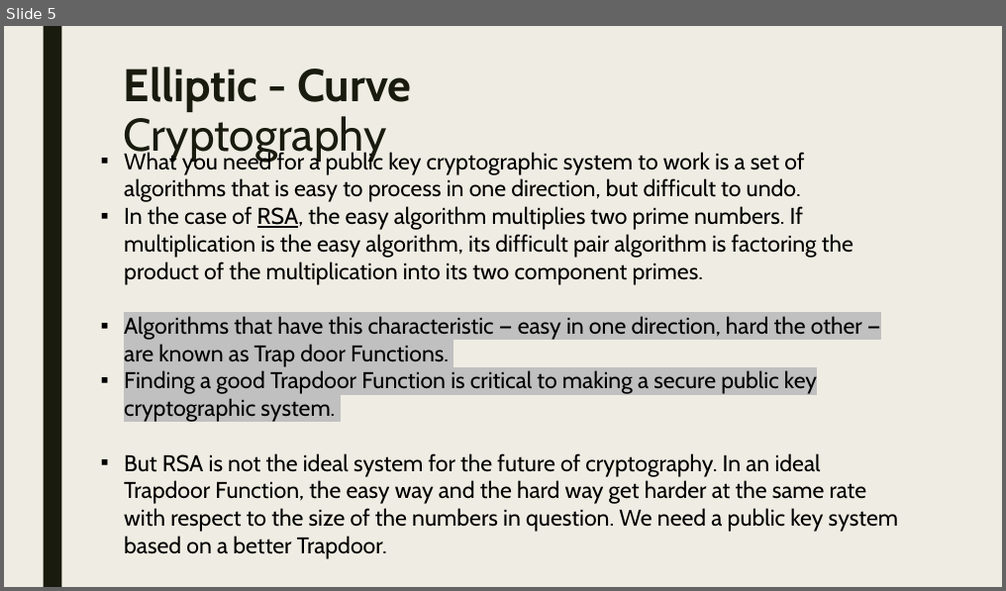
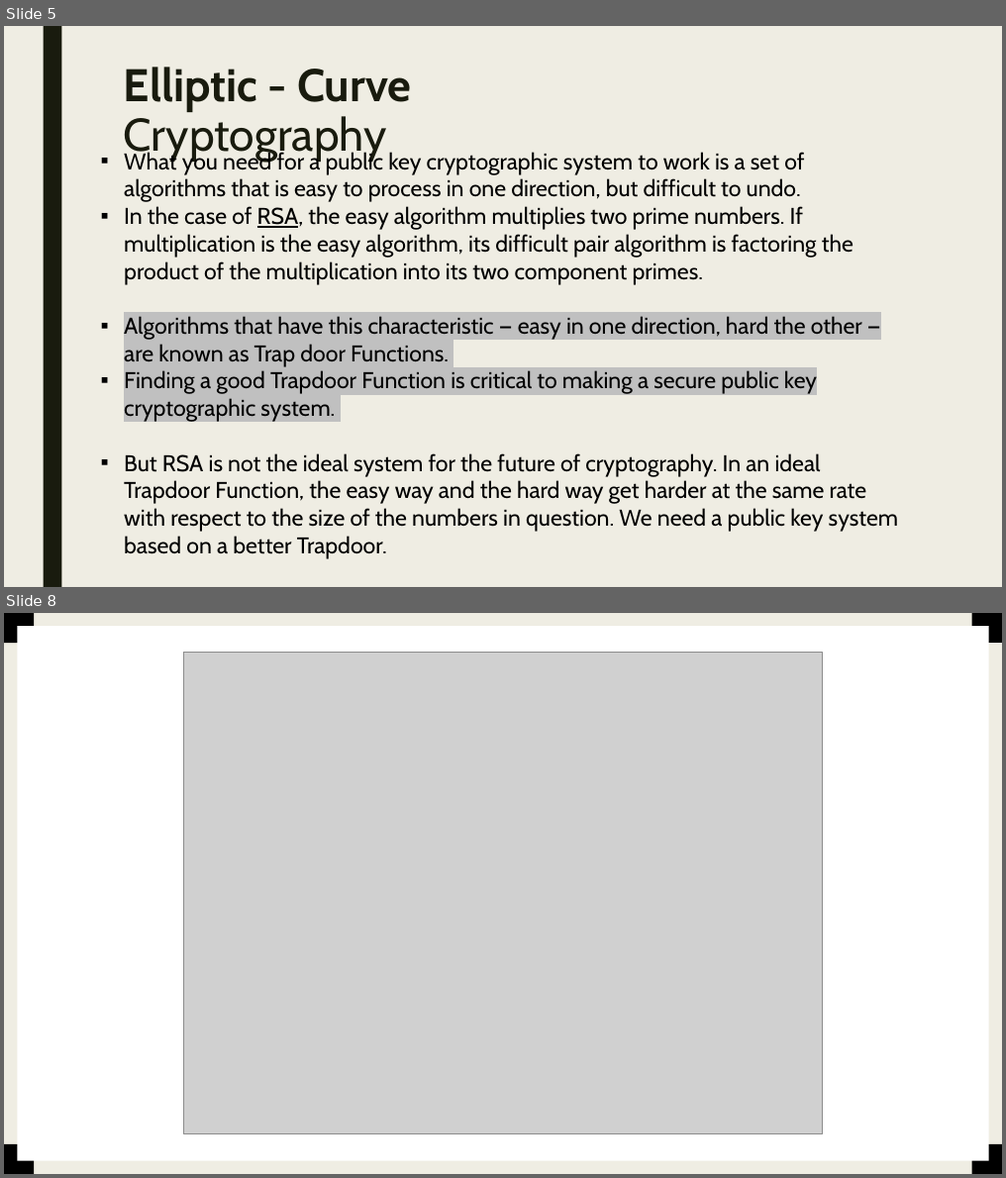
Before and after one commit to Jaidev810/ECC-Cipher, a slide deck: Ecc Cipher.pptx. Shown one above the other, each under a label of ours: slide 5 before the commit, slides 5 and 8 after it; the slides between them are not shown. The pictures are 1006x591 and 1006x1178 pixels, drawn with LibreOffice and Linux fonts; fonts in the diff are those of the drawing; grey boxes stand for pictures. Boxes give left, top, right and bottom in pixels: in the first picture for what was removed or moved away, otherwise in the second. Text is boxed around its words. In the diff, an @@ line names an element or a change of style, - is before the commit and + after.

```diff
--- a/Ecc Cipher.pptx
+++ b/Ecc Cipher.pptx
@@ slide 8 added at [4,613,1002,1174], background #EFEDE3 @@
@@ rectangle added at [4,613,1002,1174], fill #EFEDE3 @@
@@ rectangle added at [4,613,34,643], fill #000000 @@
@@ rectangle added at [18,626,989,1161], fill #FFFFFF @@
@@ rectangle added at [43,613,61,1174], fill #191B0E @@
@@ rectangle added at [972,613,1002,642], fill #000000 @@
@@ picture added at [183,653,823,1135] @@
@@ rectangle added at [4,1145,34,1174], fill #000000 @@
@@ rectangle added at [972,1145,1002,1174], fill #000000 @@
```
Also in this commit, not shown: 2 slides changed, 1 other slide added.
